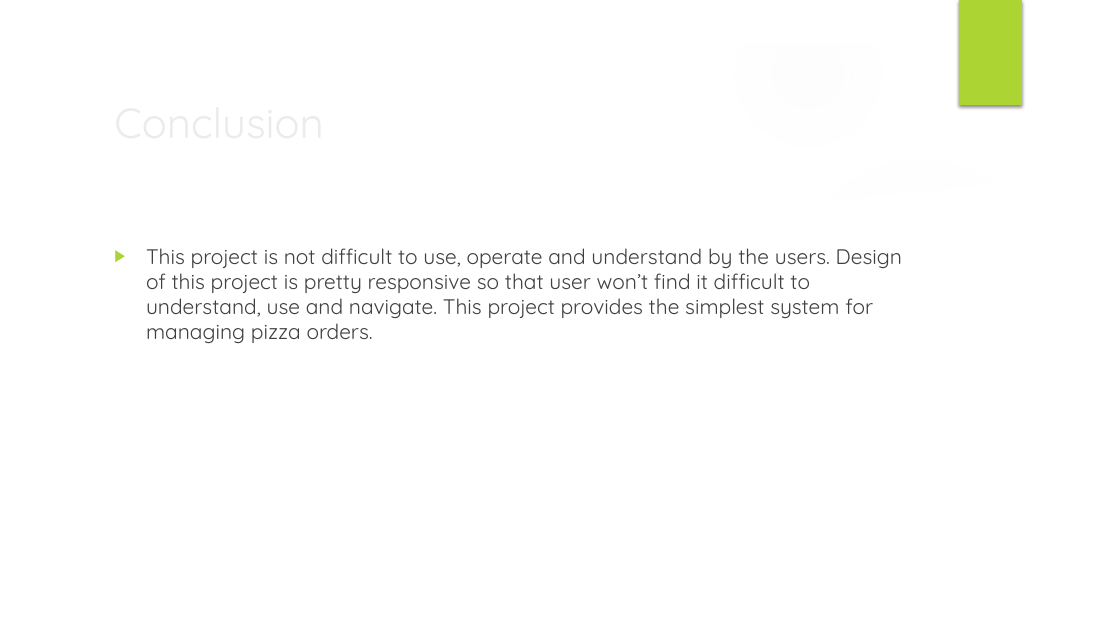
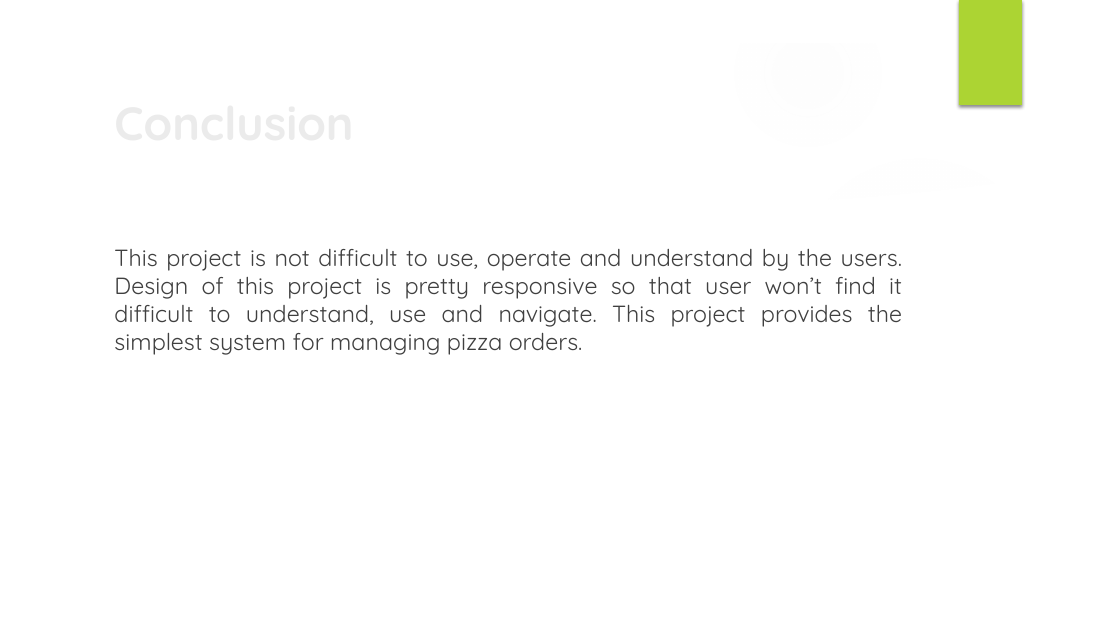
Before and after one commit to nsuspring2019cse299sec4/Group-7, a slide deck: slide 12 of Documentation/Proposal/Proposal_Group7.pptx. Drawn at 1120x630 pixels with LibreOffice and Linux fonts; fonts in the diff are those of the drawing; background and template pictures are left out. Boxes give left, top, right and bottom in pixels: in the first picture for what was removed or moved away, otherwise in the second. Text is boxed around its words. In the diff, an @@ line names an element or a change of style, - is before the commit and + after.

```diff
--- a/Documentation/Proposal/Proposal_Group7.pptx
+++ b/Documentation/Proposal/Proposal_Group7.pptx
@@ title "Conclusion" at (106,89,911,154): size 36 to 40 pt, bold on @@
@@ text "This project is not difficult ..." at (114,249,902,355): size 18 to 20 pt; alignment left to justified; bullet ▶ to none @@
```
Also in this commit, not shown: 10 other slides changed.
